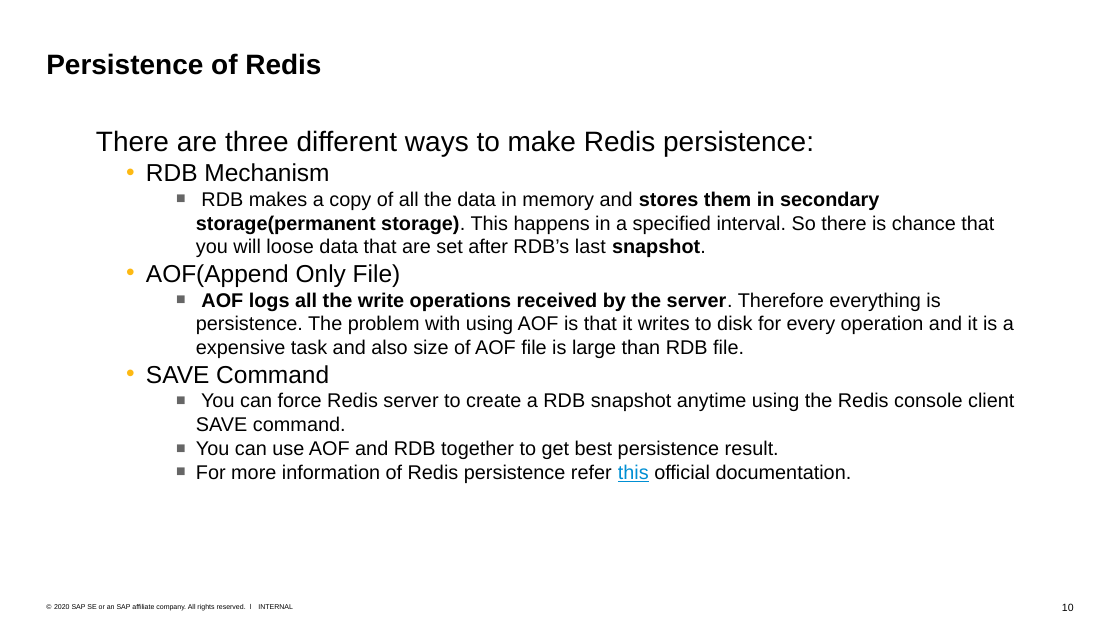
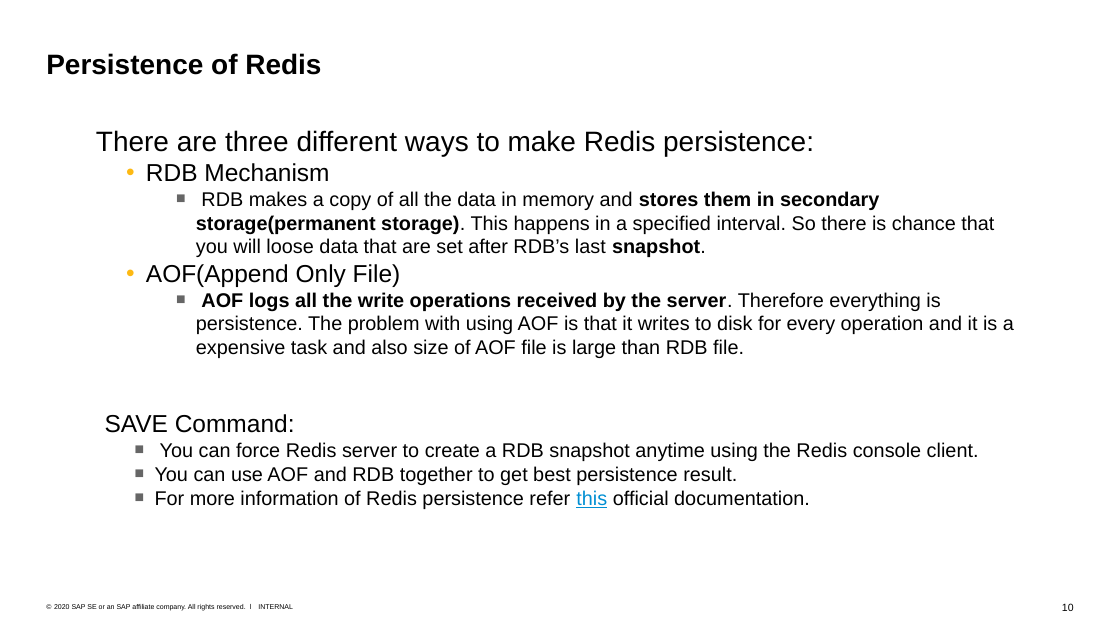
Before and after one commit to Voidkai/Survey_on_NoSQL, a slide deck: slide 10 of NoSQL/The_survey_on_redis.pptx. Drawn at 1120x630 pixels with LibreOffice and Linux fonts; fonts in the diff are those of the drawing. Boxes give left, top, right and bottom in pixels: in the first picture for what was removed or moved away, otherwise in the second. Text is boxed around its words. In the diff, an @@ line names an element or a change of style, - is before the commit and + after.

```diff
--- a/NoSQL/The_survey_on_redis.pptx
+++ b/NoSQL/The_survey_on_redis.pptx
@@ text at (x1=146, y1=365, x2=1014, y2=483): paragraphs removed @@
-  • SAVE Command
-    ■ You can force Redis server to create a RDB snapshot anytime using the Redis console client SAVE command.
-    ■ You can use AOF and RDB together to get best persistence result.
-    ■ For more information of Redis persistence refer this official documentation.
@@ text added at (x1=105, y1=414, x2=979, y2=509), 17 pt, text #000000 @@
+  SAVE Command:
+    ■ You can force Redis server to create a RDB snapshot anytime using the Redis console client.
+    ■ You can use AOF and RDB together to get best persistence result.
+    ■ For more information of Redis persistence refer this official documentation.
```
Also in this commit, not shown: 6 other slides changed.
